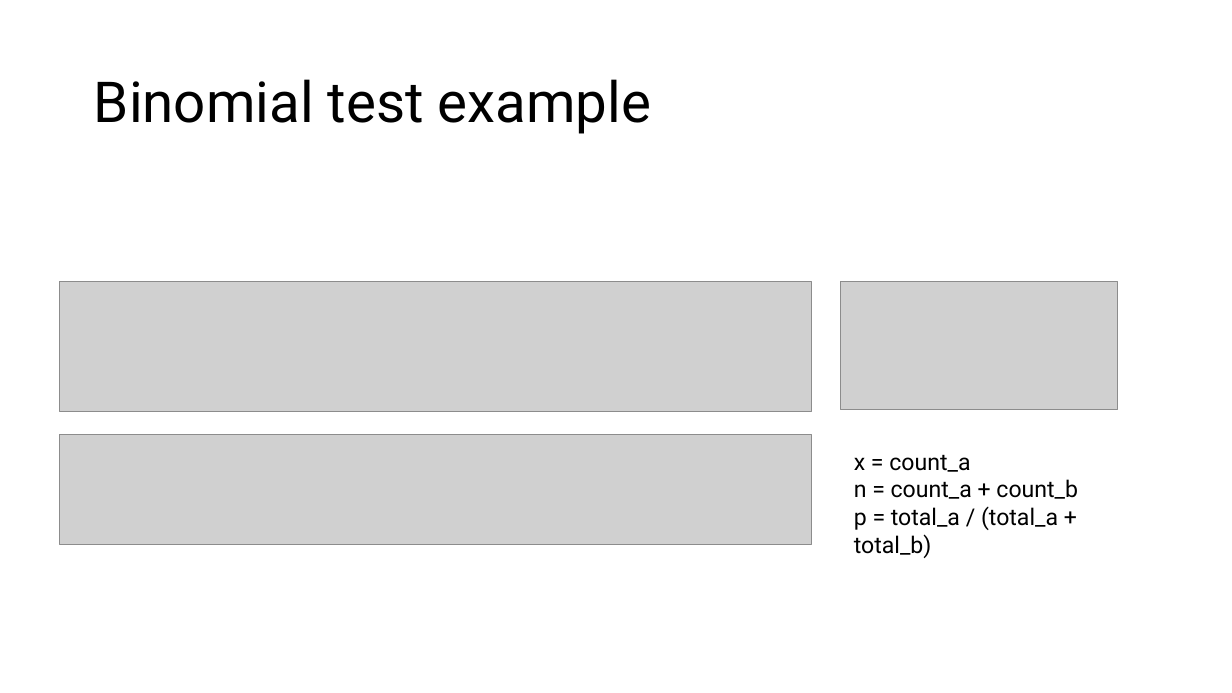
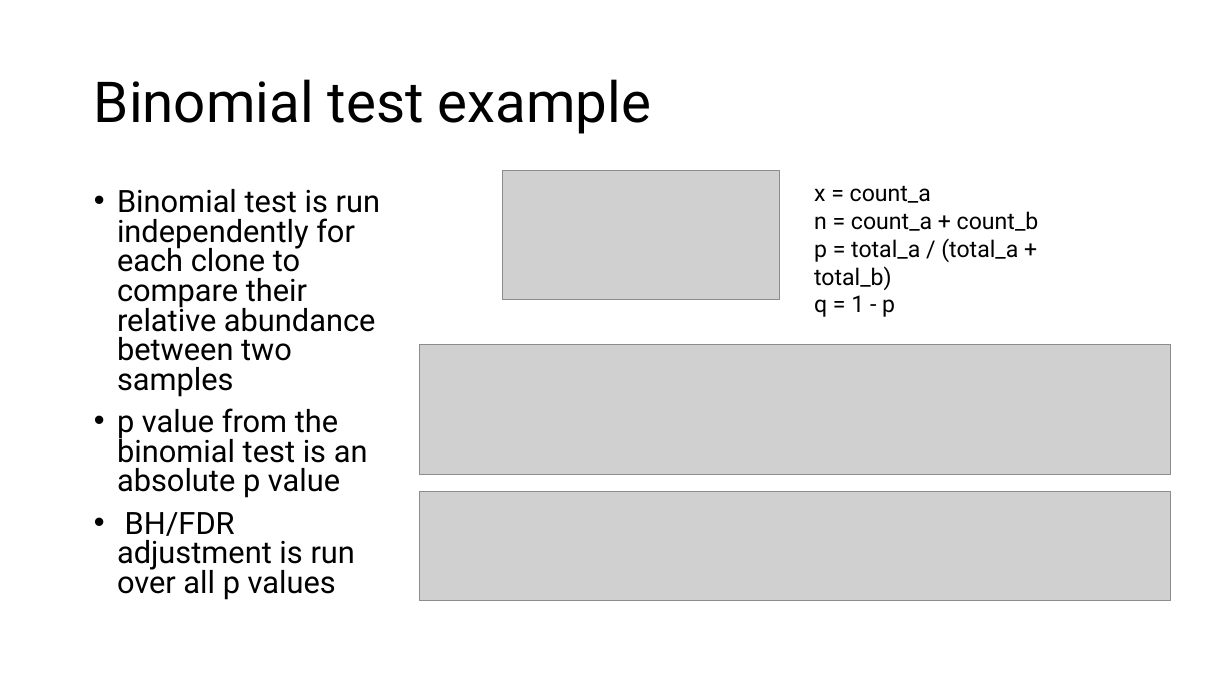
Before and after one commit to JackyLChow/TCRseq_pipeline, a slide deck: slide 3 of binomial_test_short.pptx. Drawn at 1232x693 pixels with LibreOffice and Linux fonts; fonts in the diff are those of the drawing; grey boxes stand for pictures. Boxes give left, top, right and bottom in pixels: in the first picture for what was removed or moved away, otherwise in the second. Text is boxed around its words. In the diff, an @@ line names an element or a change of style, - is before the commit and + after.

```diff
--- a/binomial_test_short.pptx
+++ b/binomial_test_short.pptx
@@ picture: place and size @@
-picture at [841, 282, 1118, 410]
+picture at [502, 171, 779, 299]
@@ text "x = count_a": place and size @@
-text "x = count_a" at [854, 454, 1078, 558]
+text "x = count_a" at [814, 185, 1039, 317]
@@ text added at [117, 189, 380, 600], 24 pt, text #000000 @@
+• Binomial test is run independently for each clone to compare their relative abundance between two samples
+• p value from the binomial test is an absolute p value
+• BH/FDR adjustment is run over all p values
@@ text at [814, 295, 895, 317]: paragraph added @@
+q = 1 - p
@@ picture: place and size @@
-picture at [60, 282, 811, 412]
+picture at [420, 344, 1171, 474]
@@ picture: place and size @@
-picture at [60, 435, 811, 545]
+picture at [420, 491, 1171, 601]
```
Also in this commit, not shown: 1 other slide changed.
